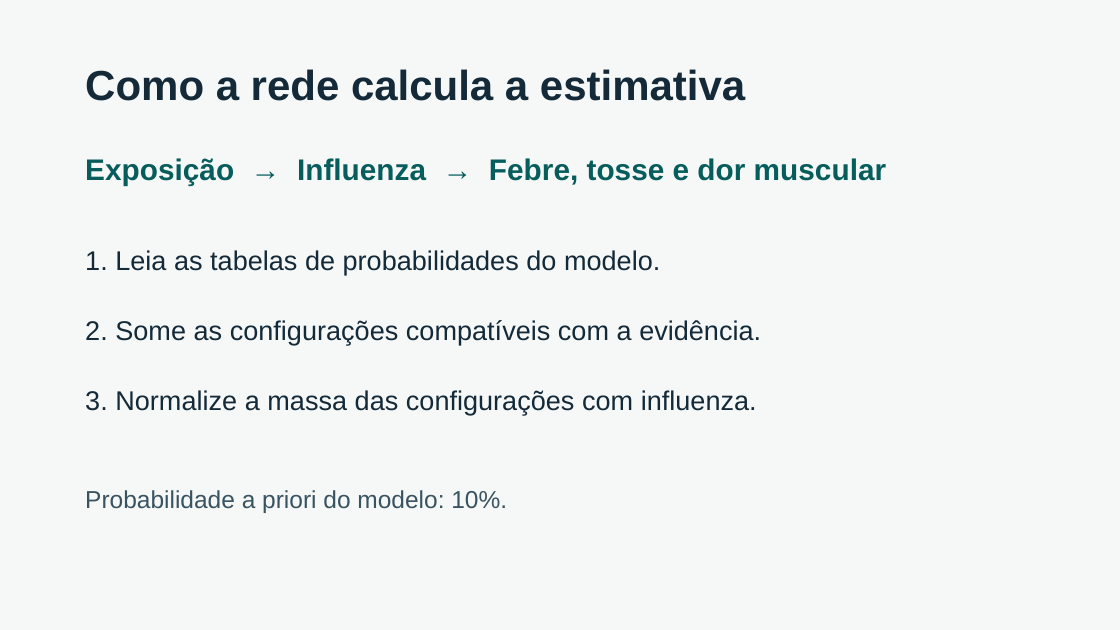
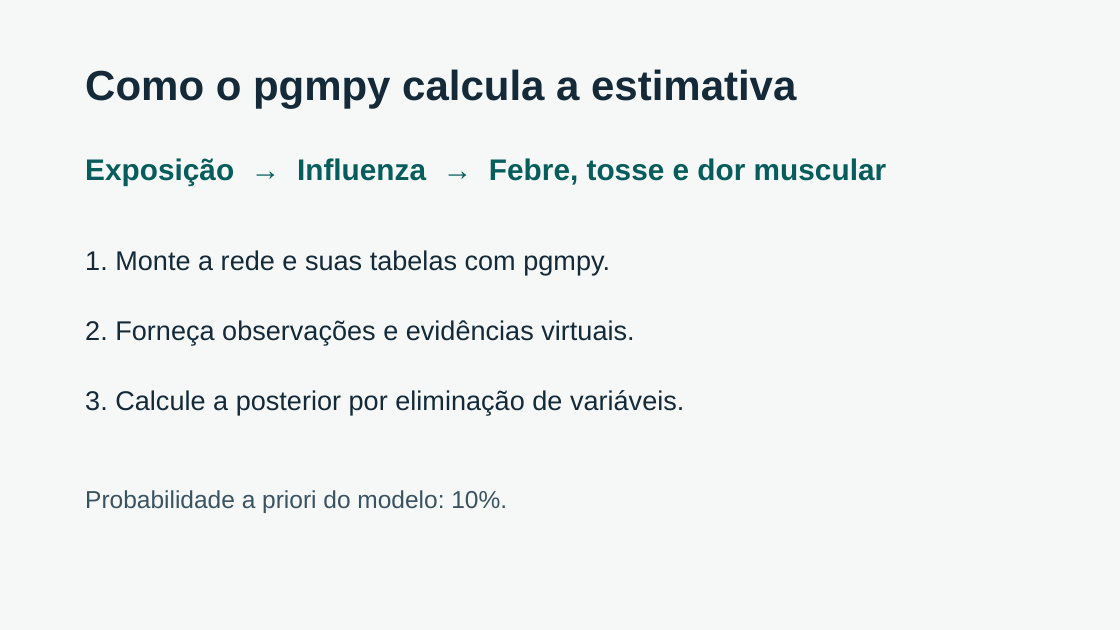
Before and after one commit to luctrindade/IA_LISTA_AB2, a slide deck: slide 2 of Questão_08/Demonstracao.pptx. Drawn at 1120x630 pixels with LibreOffice and Linux fonts; fonts in the diff are those of the drawing. Boxes give left, top, right and bottom in pixels: in the first picture for what was removed or moved away, otherwise in the second. Text is boxed around its words. In the diff, an @@ line names an element or a change of style, - is before the commit and + after.

Commit message:
fix: implementa a questão 8 com pgmpy

```diff
--- a/Questão_08/Demonstracao.pptx
+++ b/Questão_08/Demonstracao.pptx
@@ text at box(85, 69, 796, 108): text changed @@
-Como a rede calcula a estimativa
+Como o pgmpy calcula a estimativa
@@ text at box(85, 250, 610, 276): text changed @@
-1. Leia as tabelas de probabilidades do modelo.
+1. Monte a rede e suas tabelas com pgmpy.
@@ text at box(85, 320, 634, 345): text changed @@
-2. Some as configurações compatíveis com a evidência.
+2. Forneça observações e evidências virtuais.
@@ text at box(85, 390, 684, 415): text changed @@
-3. Normalize a massa das configurações com influenza.
+3. Calcule a posterior por eliminação de variáveis.
```
Also in this commit, not shown: 1 other slide changed, 5 other files.
